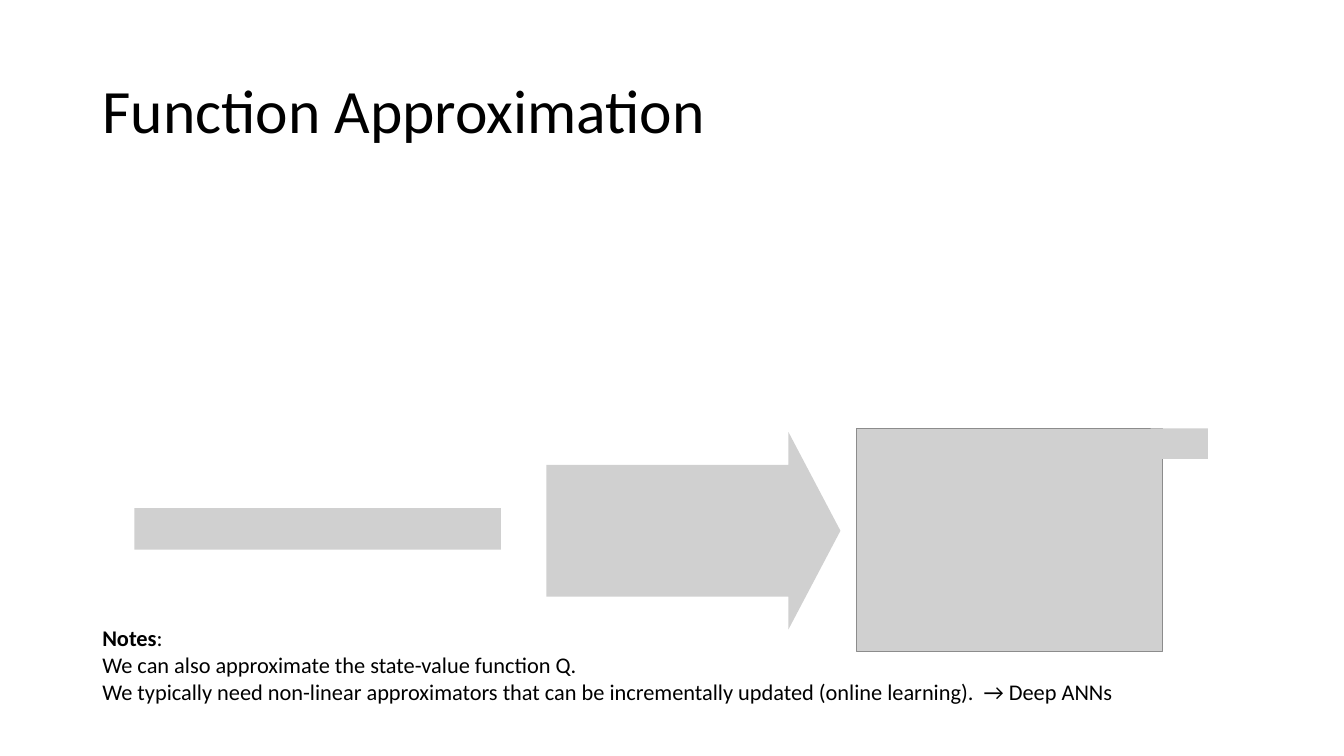
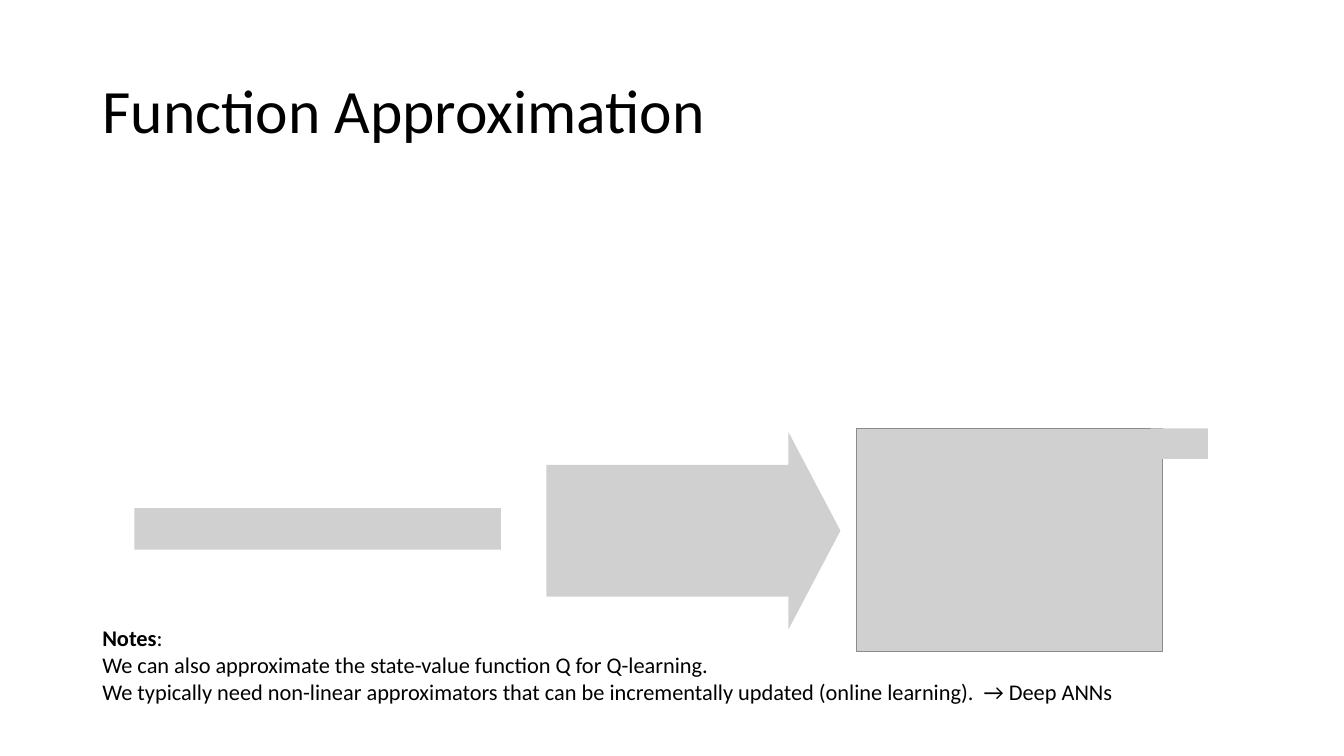
Before and after one commit to mhahsler/CS7320-AI, a slide deck: slide 13 of slides/22_Reinforcement_Learning.pptx. Drawn at 1344x756 pixels with LibreOffice and Linux fonts; fonts in the diff are those of the drawing; grey boxes stand for pictures. Boxes give left, top, right and bottom in pixels: in the first picture for what was removed or moved away, otherwise in the second. Text is boxed around its words. In the diff, an @@ line names an element or a change of style, - is before the commit and + after.

```diff
--- a/slides/22_Reinforcement_Learning.pptx
+++ b/slides/22_Reinforcement_Learning.pptx
@@ text at bbox=[102, 657, 708, 677]: text changed @@
-We can also approximate the state-value function Q.
+We can also approximate the state-value function Q for Q-learning.
```
Also in this commit, not shown: 8 other slides changed, 1 other file.
